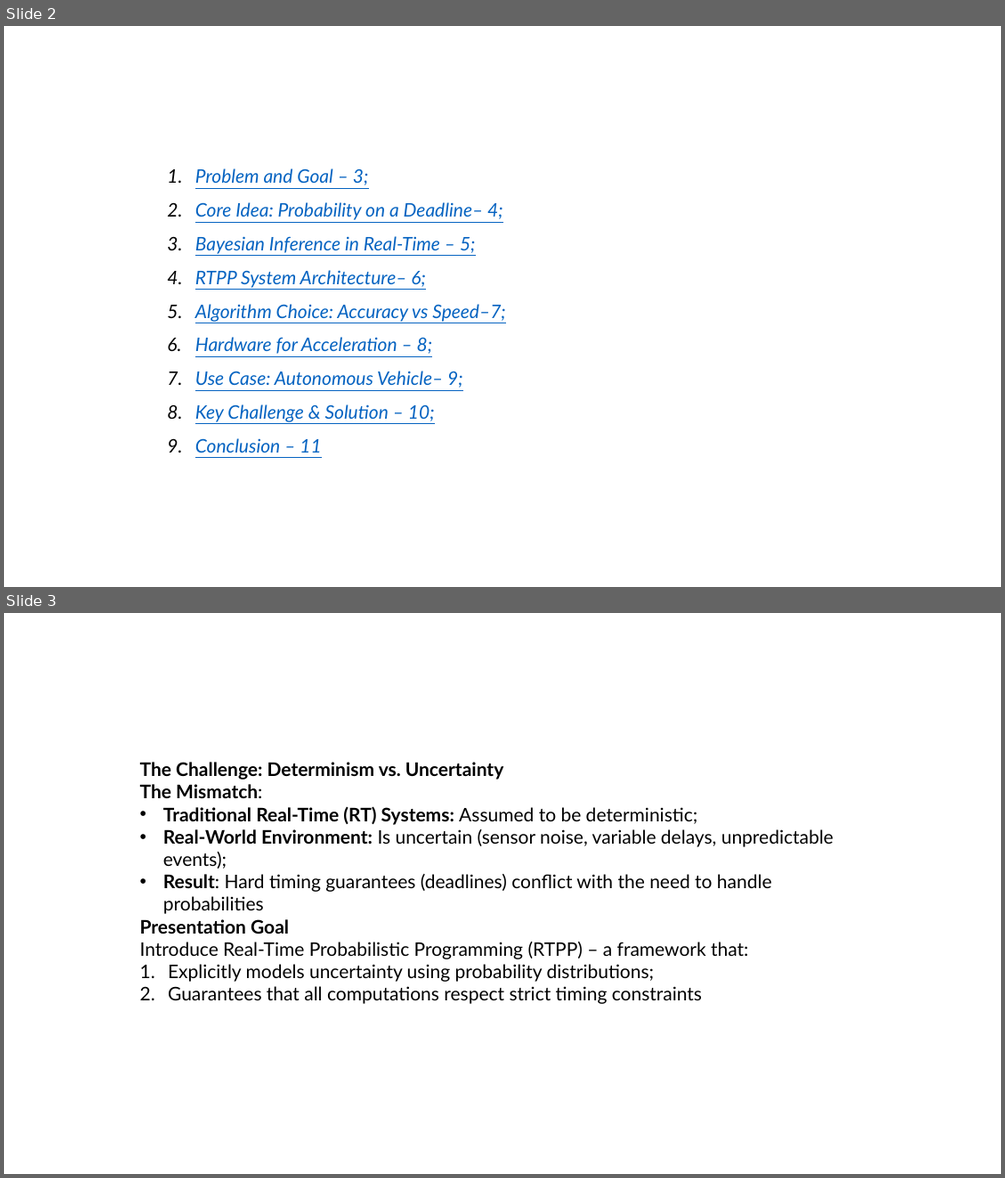
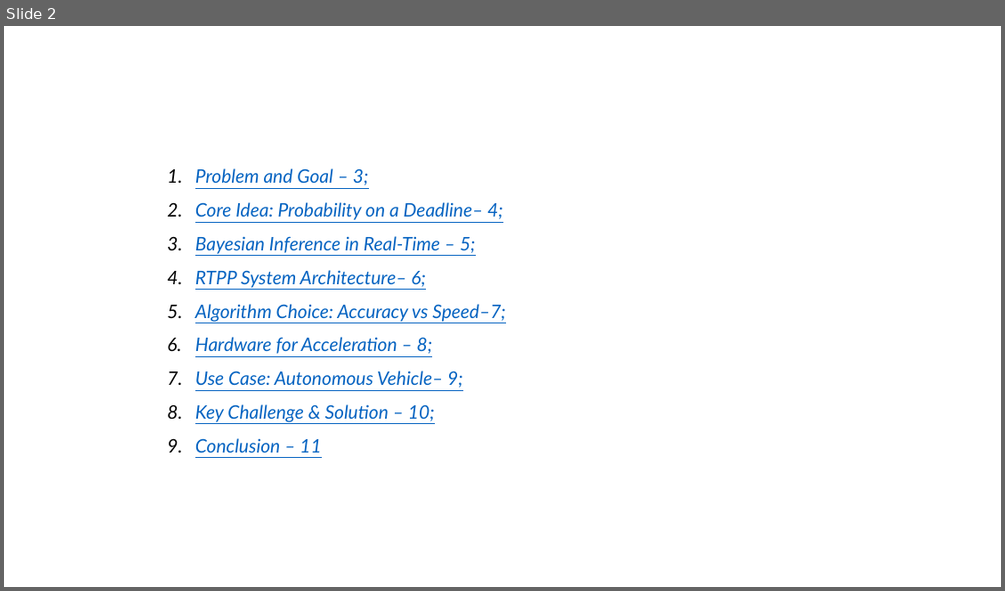
Before and after one commit to DanielWhy7/FSR, a slide deck: presentaion.pptx. Shown one above the other, each under a label of ours: slides 2 and 3 before the commit, slide 2 after it. The pictures are 1005x1178 and 1005x591 pixels, drawn with LibreOffice and Linux fonts; fonts in the diff are those of the drawing; background and template pictures are left out. Boxes give left, top, right and bottom in pixels: in the first picture for what was removed or moved away, otherwise in the second. Text is boxed around its words. In the diff, an @@ line names an element or a change of style, - is before the commit and + after.

```diff
--- a/presentaion.pptx
+++ b/presentaion.pptx
@@ slide 3 removed at [4,613,1001,1174], background picture (left out) @@
@@ text removed at [250,639,755,671] @@
-PROBLEM AND GOAL
@@ text removed at [140,762,833,1004] @@
-The Challenge: Determinism vs. Uncertainty
-The Mismatch:
-• Traditional Real-Time (RT) Systems: Assumed to be deterministic;
-• Real-World Environment: Is uncertain (sensor noise, variable delays, unpredictable events);
-• Result: Hard timing guarantees (deadlines) conflict with the need to handle probabilities
-Presentation Goal
-Introduce Real-Time Probabilistic Programming (RTPP) – a framework that:
-1. Explicitly models uncertainty using probability distributions;
-2. Guarantees that all computations respect strict timing constraints
@@ page number removed at [913,1130,951,1161] @@
-3
```
Also in this commit, not shown: 2 slides changed, 2 slides added, 1 other slide removed, 4 other files.
